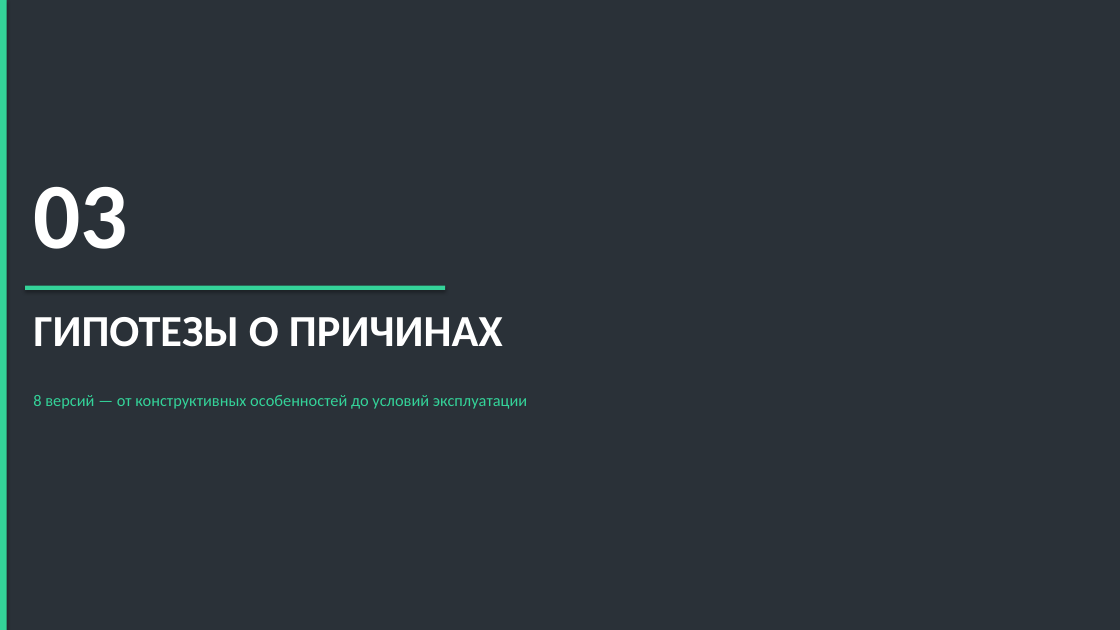
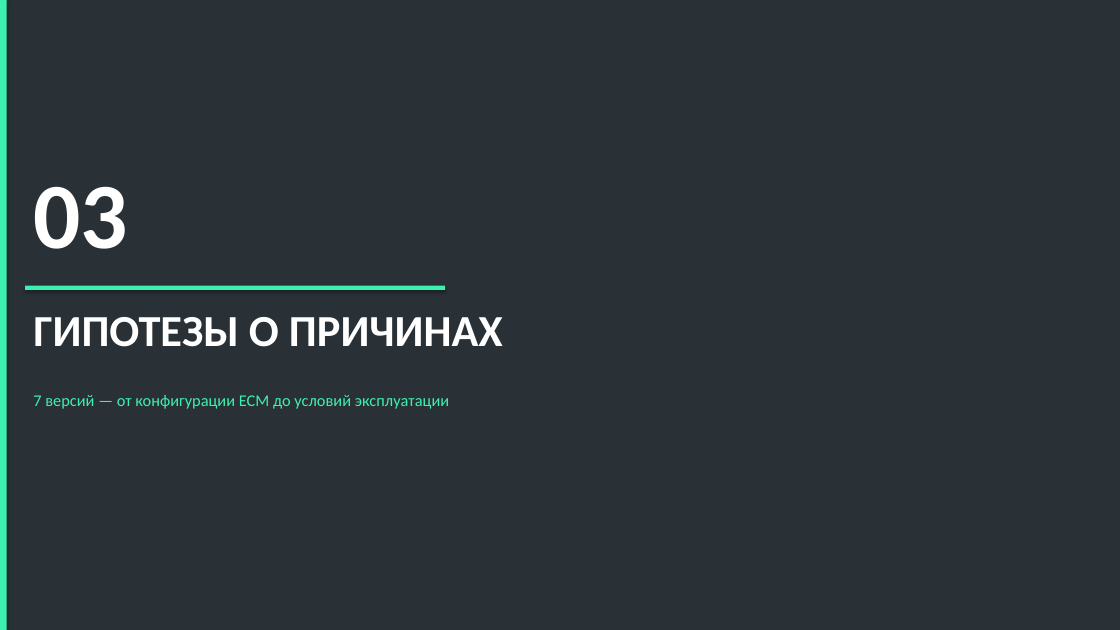
Before and after one commit to victorekuznetsov/NTE200, a slide deck: slide 9 of Презентация_анализ_клапанов_QSK50_NTE200.pptx (slide 8 before the commit). Drawn at 1120x630 pixels with LibreOffice and Linux fonts; fonts in the diff are those of the drawing. Boxes give left, top, right and bottom in pixels: in the first picture for what was removed or moved away, otherwise in the second. Text is boxed around its words. In the diff, an @@ line names an element or a change of style, - is before the commit and + after.

```diff
--- a/Презентация_анализ_клапанов_QSK50_NTE200.pptx
+++ b/Презентация_анализ_клапанов_QSK50_NTE200.pptx
@@ background #2A3138 to #293136 @@
@@ rectangle at box(0, 0, 7, 630): fill #34D399 to #3EF0AF @@
@@ rectangle at box(25, 286, 445, 290): fill #34D399 to #3EF0AF @@
@@ text at box(33, 395, 449, 409): text changed; text colour #34D399 to #3EF0AF @@
-8 версий — от конструктивных особенностей до условий эксплуатации
+7 версий — от конфигурации ECM до условий эксплуатации
```
Also in this commit, not shown: 18 other slides changed, 4 slides added, 1 slide removed, 3 other files.
